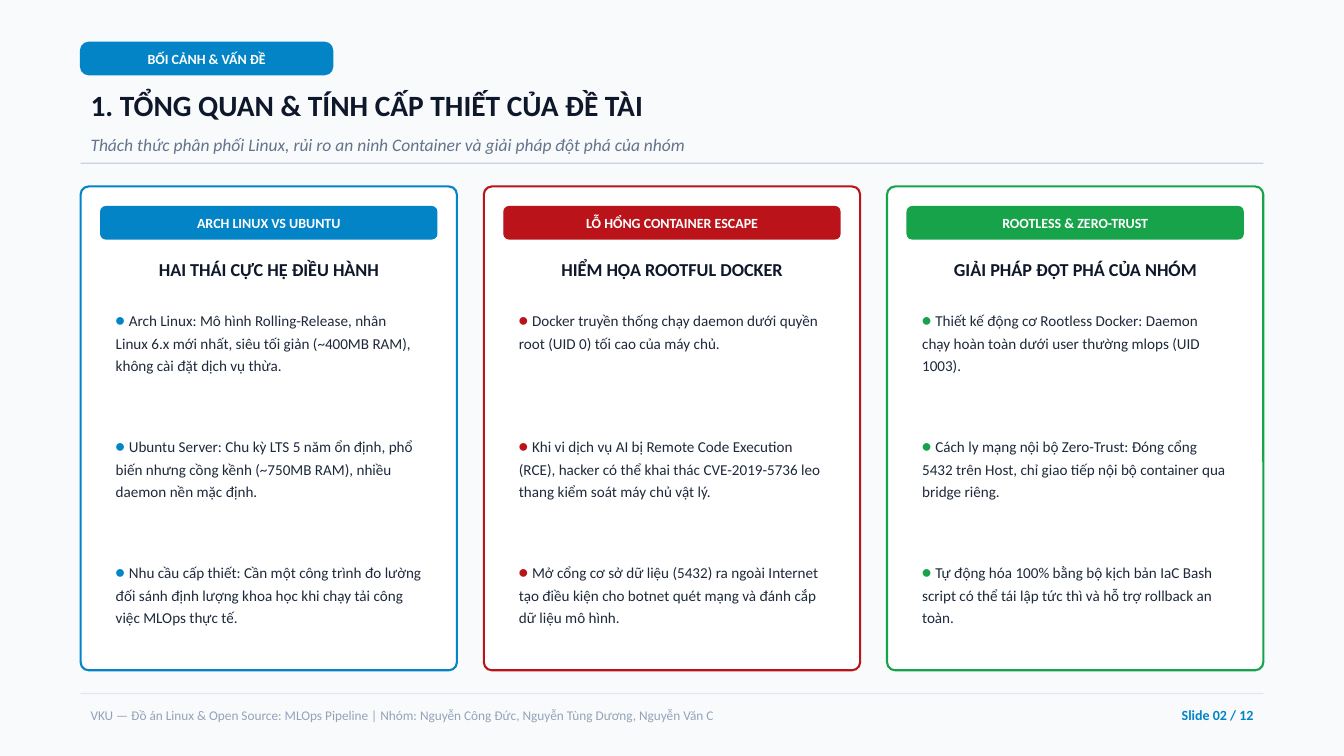
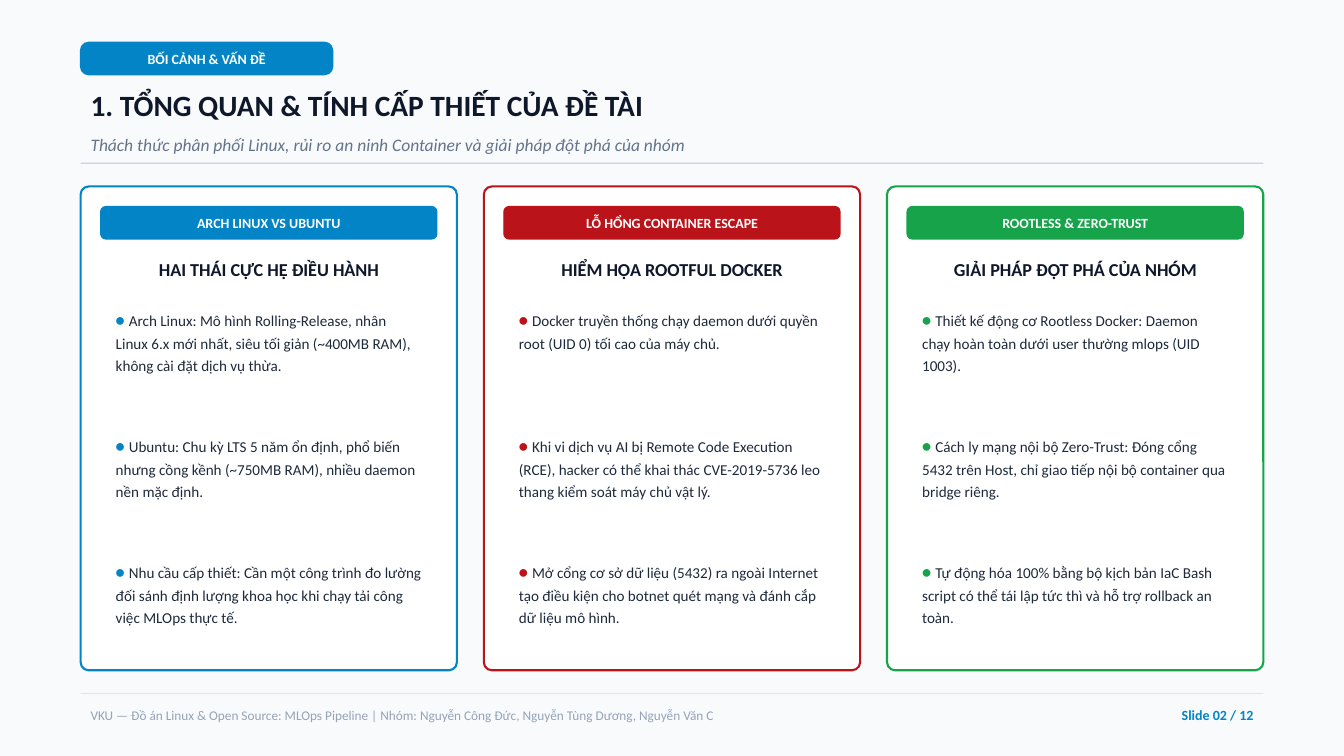
Before and after one commit to cystal-06/mlops-multi-os-pipeline, a slide deck: slide 2 of docs/SLIDE_BAO_CAO_TIEN_DO.pptx. Drawn at 1344x756 pixels with LibreOffice and Linux fonts; fonts in the diff are those of the drawing. Boxes give left, top, right and bottom in pixels: in the first picture for what was removed or moved away, otherwise in the second. Text is boxed around its words. In the diff, an @@ line names an element or a change of style, - is before the commit and + after.

Commit message:
docs: update Ubuntu node terminology from Ubuntu Server to Ubuntu standard

```diff
--- a/docs/SLIDE_BAO_CAO_TIEN_DO.pptx
+++ b/docs/SLIDE_BAO_CAO_TIEN_DO.pptx
@@ text at box(116, 440, 416, 500): text changed @@
-• Ubuntu Server: Chu kỳ LTS 5 năm ổn định, phổ biến nhưng cồng kềnh (~750MB RAM), nhiều daemon nền mặc định.
+• Ubuntu: Chu kỳ LTS 5 năm ổn định, phổ biến nhưng cồng kềnh (~750MB RAM), nhiều daemon nền mặc định.
```
Also in this commit, not shown: 3 other slides changed, 2 other files.
